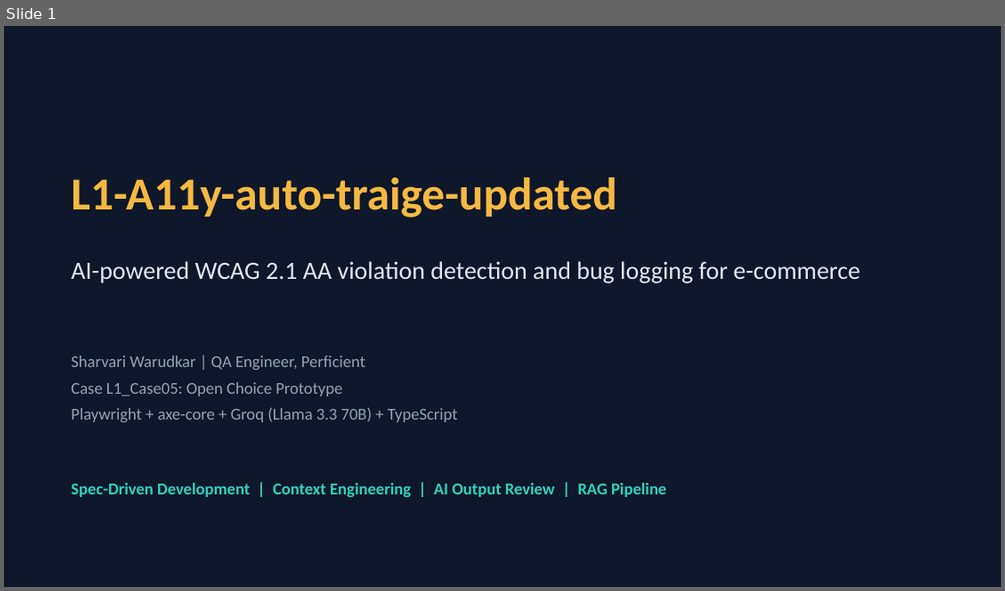
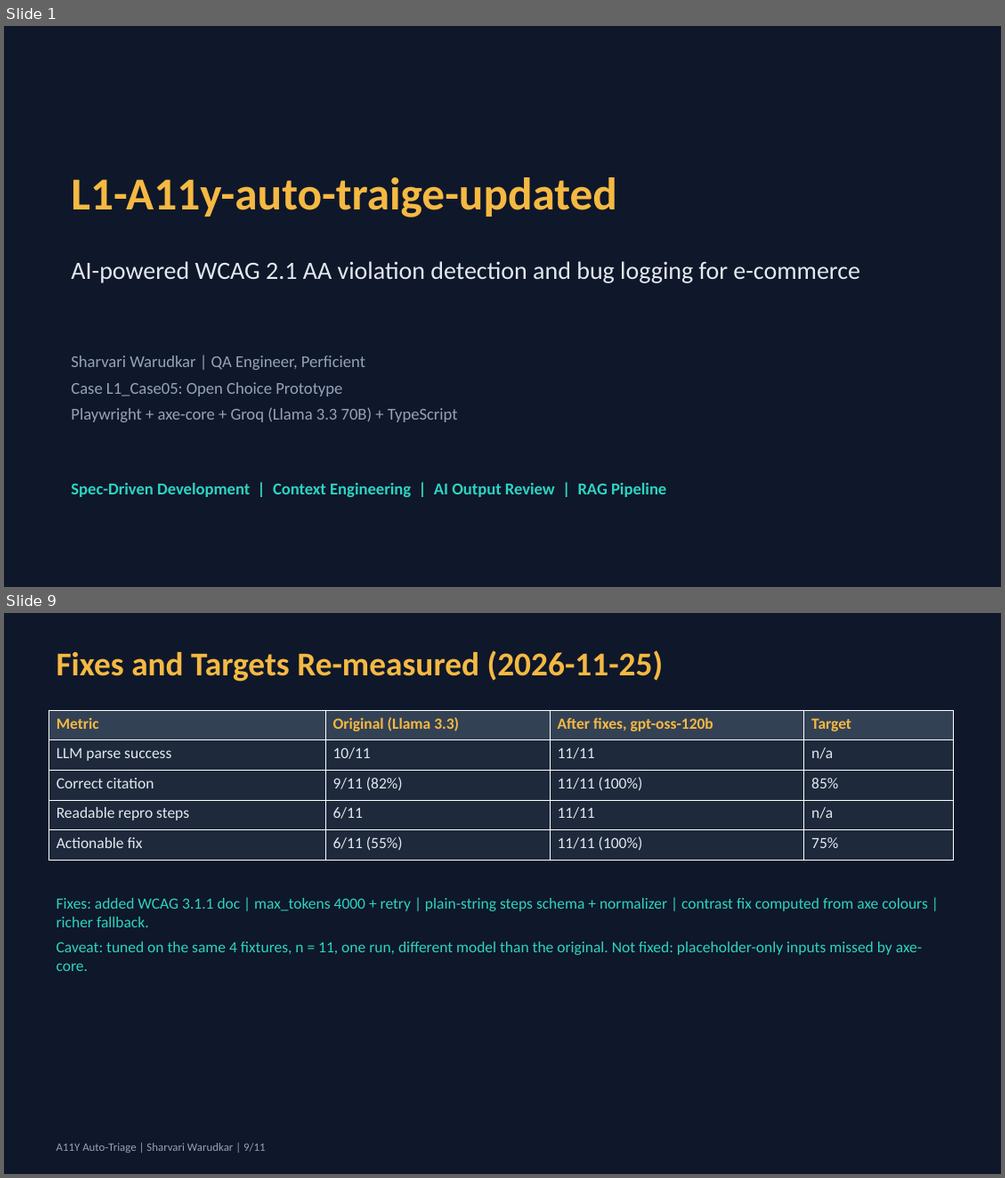
Before and after one commit to Sharvari-Warudkar/a11y-auto-triage, a slide deck: evidence/L1-a11y-auto-traige-presentation.pptx. Shown one above the other, each under a label of ours: slide 1 before the commit, slides 1 and 9 after it; the slides between them are not shown. The pictures are 1005x591 and 1005x1178 pixels, drawn with LibreOffice and Linux fonts; fonts in the diff are those of the drawing. Boxes give left, top, right and bottom in pixels: in the first picture for what was removed or moved away, otherwise in the second. Text is boxed around its words. In the diff, an @@ line names an element or a change of style, - is before the commit and + after.

```diff
--- a/evidence/L1-a11y-auto-traige-presentation.pptx
+++ b/evidence/L1-a11y-auto-traige-presentation.pptx
@@ slide 9 added at [4,613,1001,1174], background #0F172A @@
@@ text added at [57,650,663,682], 32 pt, text #F5B942, bold @@
+Fixes and Targets Re-measured (2026-11-25)
@@ table added at [48,710,954,860], 5 rows, 4 columns @@
+Metric | Original (Llama 3.3) | After fixes, gpt-oss-120b | Target
+LLM parse success | 10/11 | 11/11 | n/a
+Correct citation | 9/11 (82%) | 11/11 (100%) | 85%
+Readable repro steps | 6/11 | 11/11 | n/a
+Actionable fix | 6/11 (55%) | 11/11 (100%) | 75%
@@ text added at [57,898,928,971], 15 pt, text #2DD4BF @@
+Fixes: added WCAG 3.1.1 doc | max_tokens 4000 + retry | plain-string steps schema + normalizer | contrast fix computed from axe colours | richer fallback.
+Caveat: tuned on the same 4 fixtures, n = 11, one run, different model than the original. Not fixed: placeholder-only inputs missed by axe-core.
@@ text added at [57,1143,265,1152], 11 pt, text #94A3B8 @@
+A11Y Auto-Triage | Sharvari Warudkar | 9/11
```
Also in this commit, not shown: 8 slides changed, 1 other slide added, 29 other files.
